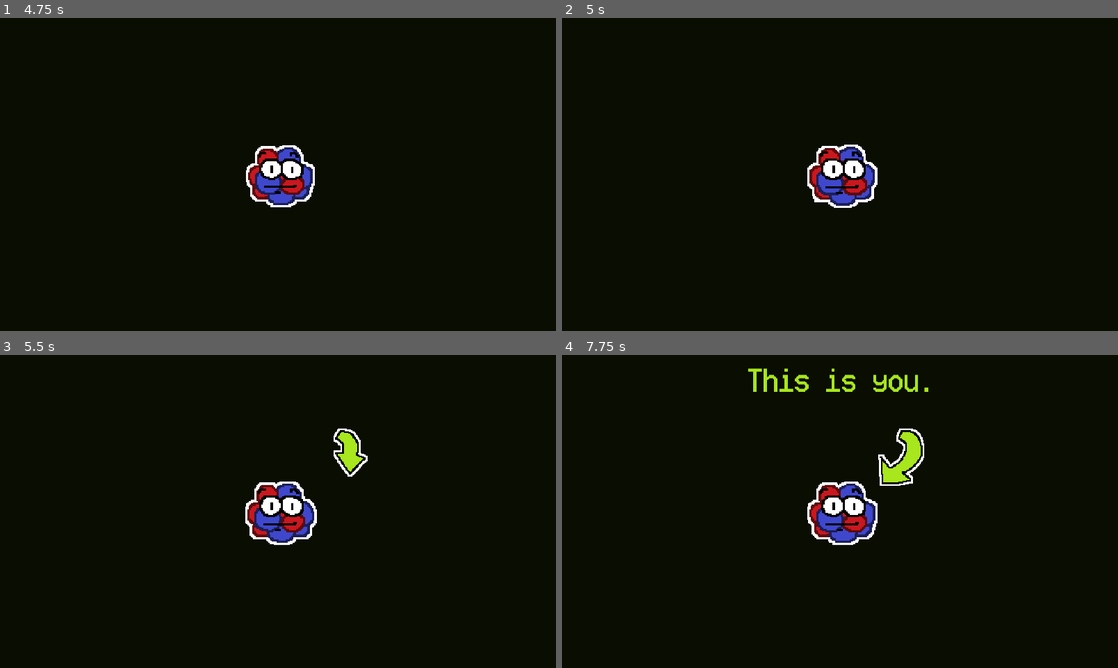
Above: before the commit, frames 1-4 (two rows, left to right).
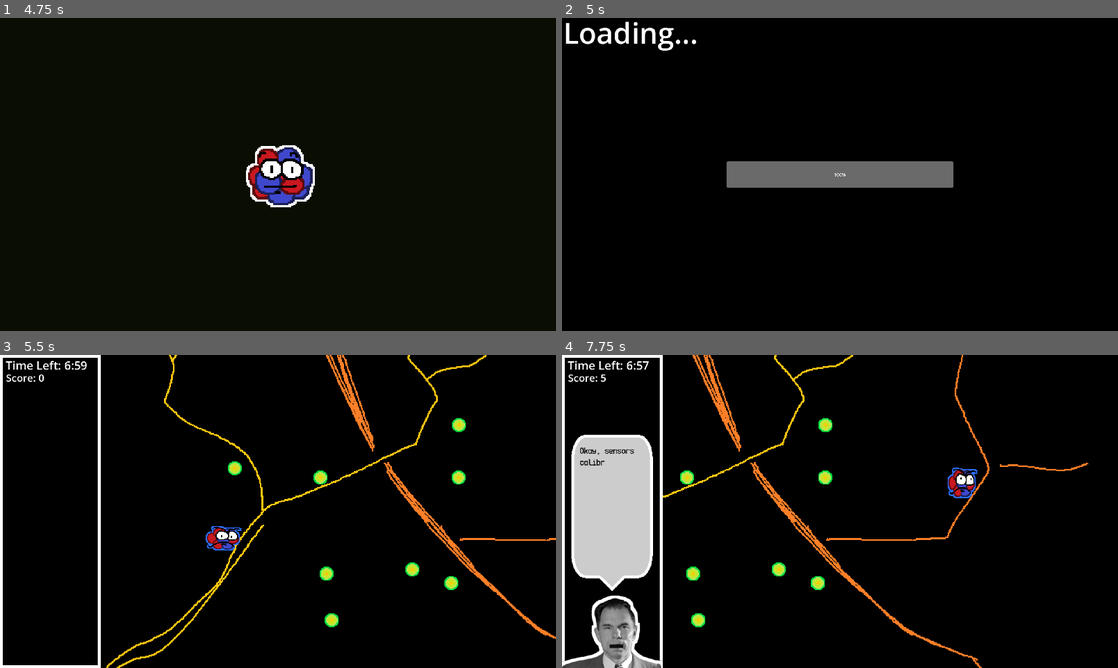
Above: after the commit, the same moments.

Repository: Quill-x/Atom
Game: Godot game, scene res://scenes/title_screen.tscn
Two runs of this game, one before a commit and one after it. Both use one fixed random seed, a clock stepped at 60 frames per second and the inputs below.
Inputs:
- Up to frame 1 (4.75 s): click "play game" at 0.5 s; hold D (Right) 1.28-2.03 s; tap Space (Dash, bound only after the commit) at 1.35, 2.3, 2.85, 3.6, 4.55 s; hold S (Down) 2.03-2.78 s; tap Shift (Slow) at 2.1 s; hold D (Right) 2.78-3.53 s; hold Up (Up) 3.53-4.28 s; hold A (Left) from 4.28 s (still down); hold Shift (Slow) from 4.28 s (still down)
- Up to frame 2 (5 s): keep holding A (Left); keep holding Shift (Slow); tap Escape (Skip, bound only after the commit) at 4.9 s
- Up to frame 3 (5.5 s): keep holding A (Left); release Shift (Slow) at 5.03 s; tap Space (Dash, bound only after the commit) at 5.1 s
- Up to frame 4 (7.75 s): release A (Left) at 5.78 s; hold S (Down) 5.78-6.53 s; tap Space (Dash, bound only after the commit) at 5.85, 6.8, 7.35 s; hold D (Right) 6.53-7.28 s; tap Shift (Slow) at 6.6 s; hold Up (Up) from 7.28 s (still down)

Frame 1 is identical in both runs. In frame 2, 5.0% of the frame differs, in the area x 0-71%, y 1-61%; in frame 3, 7.7%; in frame 4, 17%, in the area x 0-95%, y 0-100%.

Commit message:
Added Entropy Orb and Ability to Dash

Diff:
--- a/global.gd
+++ b/global.gd
@@ -5,3 +5,4 @@
 var nextScene = null
 var wave = 0
 var times_hit = 0
+var entropy = 999999999999
--- a/project.godot
+++ b/project.godot
@@ -65,6 +65,16 @@
 "events": [Object(InputEventKey,"resource_local_to_scene":false,"resource_name":"","device":-1,"window_id":0,"alt_press …(195 unchanged characters)…
 ]
 }
+Skip={
+"deadzone": 0.5,
+"events": [Object(InputEventKey,"resource_local_to_scene":false,"resource_name":"","device":-1,"window_id":0,"alt_pressed":false,"shift_pressed":false,"ctrl_pressed":false,"meta_pressed":false,"pressed":false,"keycode":0,"physical_keycode":4194305,"key_label":0,"unicode":0,"location":0,"echo":false,"script":null)
+]
+}
+Dash={
+"deadzone": 0.5,
+"events": [Object(InputEventKey,"resource_local_to_scene":false,"resource_name":"","device":-1,"window_id":0,"alt_pressed":false,"shift_pressed":false,"ctrl_pressed":false,"meta_pressed":false,"pressed":false,"keycode":0,"physical_keycode":32,"key_label":0,"unicode":32,"location":0,"echo":false,"script":null)
+]
+}
 
 [rendering]
 
--- a/scenes/Level.tscn
+++ b/scenes/Level.tscn
@@ -19,6 +19,7 @@
 [ext_resource type="Texture2D" uid="uid://bui45rc4a0h4v" path="res://images/alert.png" id="16_5h385"]
 [ext_resource type="Texture2D" uid="uid://3dimg5rb4o2q" path="res://images/tutorial.png" id="17_o0qr8"]
 [ext_resource type="Script" path="res://scenes/wave.gd" id="18_3amqj"]
+[ext_resource type="PackedScene" uid="uid://xcdl18tv5iks" path="res://scenes/entropy_orb.tscn" id="20_m2n7g"]
 
 [sub_resource type="RectangleShape2D" id="RectangleShape2D_eqigd"]
 size = Vector2(103, 1320)
@@ -488,4 +489,28 @@
 text = "Wave:"
 script = ExtResource("18_3amqj")
 
+[node name="Entropy Orb" parent="." instance=ExtResource("20_m2n7g")]
+position = Vector2(75, -150)
+
+[node name="Entropy Orb2" parent="." instance=ExtResource("20_m2n7g")]
+position = Vector2(392, 167)
+
+[node name="Entropy Orb3" parent="." instance=ExtResource("20_m2n7g")]
+position = Vector2(-221, -182)
+
+[node name="Entropy Orb4" parent="." instance=ExtResource("20_m2n7g")]
+position = Vector2(96, 182)
+
+[node name="Entropy Orb5" parent="." instance=ExtResource("20_m2n7g")]
+position = Vector2(527, 214)
+
+[node name="Entropy Orb6" parent="." instance=ExtResource("20_m2n7g")]
+position = Vector2(552, -150)
+
+[node name="Entropy Orb7" parent="." instance=ExtResource("20_m2n7g")]
+position = Vector2(114, 342)
+
+[node name="Entropy Orb8" parent="." instance=ExtResource("20_m2n7g")]
+position = Vector2(553, -331)
+
 [connection signal="area_entered" from="Wall Detection" to="Wall Detection" method="_on_area_entered"]
--- a/scenes/cutscene.gd
+++ b/scenes/cutscene.gd
@@ -8,3 +8,8 @@
 	elif anim_name == "atom":
 		Global.nextScene = "res://scenes/Level.tscn"
 		get_tree().change_scene_to_file("res://scenes/loading.tscn")
+
+func _process(delta):
+	if Input.is_action_just_pressed("Skip"):
+		Global.nextScene = "res://scenes/Level.tscn"
+		get_tree().change_scene_to_file("res://scenes/loading.tscn")
--- /dev/null
+++ b/scenes/entropy_orb.gd
@@ -0,0 +1,26 @@
+extends CharacterBody2D
+
+const SPEED = 5
+
+var gotten_hit = false
+
+func _process(delta):
+	position.x -= SPEED
+	move_and_slide()
+
+
+func _on_area_2d_area_entered(area):
+
+	Global.entropy += 1
+	if gotten_hit == true:
+		if !$Ping.playing:
+			queue_free()
+	if gotten_hit == false:
+		gotten_hit = true
+		if Global.entropy <= 5:
+			$Ping.stream = ResourceLoader.load("res://audio/ping_" + str(Global.entropy) + ".ogg")
+			$Ping.play()
+		else:
+			$Ping.stream = ResourceLoader.load("res://audio/ping_5.ogg")
+			$Ping.play()
+		visible = false
--- /dev/null
+++ b/scenes/entropy_orb.tscn
@@ -0,0 +1,66 @@
+[gd_scene load_steps=11 format=3 uid="uid://xcdl18tv5iks"]
+
+[ext_resource type="Script" path="res://scenes/entropy_orb.gd" id="1_o0ga2"]
+[ext_resource type="Shader" path="res://scenes/outline.gdshader" id="2_yvqa0"]
+[ext_resource type="Texture2D" uid="uid://c65oodvymrpd7" path="res://images/entropy_orb.png" id="3_tidvi"]
+[ext_resource type="AudioStream" uid="uid://d2auawdrbf0xb" path="res://audio/ping_1.ogg" id="4_eeck0"]
+
+[sub_resource type="ShaderMaterial" id="ShaderMaterial_2vy6f"]
+shader = ExtResource("2_yvqa0")
+shader_parameter/line_color = Color(0, 0.881235, 0.228736, 1)
+shader_parameter/line_thickness = 2.0
+
+[sub_resource type="AtlasTexture" id="AtlasTexture_vld81"]
+atlas = ExtResource("3_tidvi")
+region = Rect2(0, 0, 26, 26)
+
+[sub_resource type="AtlasTexture" id="AtlasTexture_t4h5n"]
+atlas = ExtResource("3_tidvi")
+region = Rect2(26, 0, 26, 26)
+
+[sub_resource type="AtlasTexture" id="AtlasTexture_04ugk"]
+atlas = ExtResource("3_tidvi")
+region = Rect2(52, 0, 26, 26)
+
+[sub_resource type="SpriteFrames" id="SpriteFrames_xegjj"]
+animations = [{
+"frames": [{
+"duration": 1.0,
+"texture": SubResource("AtlasTexture_vld81")
+}, {
+"duration": 1.0,
+"texture": SubResource("AtlasTexture_t4h5n")
+}, {
+"duration": 1.0,
+"texture": SubResource("AtlasTexture_04ugk")
+}],
+"loop": true,
+"name": &"default",
+"speed": 10.0
+}]
+
+[sub_resource type="CircleShape2D" id="CircleShape2D_eqa26"]
+radius = 43.0
+
+[node name="Entropy Orb" type="CharacterBody2D"]
+script = ExtResource("1_o0ga2")
+
+[node name="AnimatedSprite2D" type="AnimatedSprite2D" parent="."]
+z_index = -2
+material = SubResource("ShaderMaterial_2vy6f")
+scale = Vector2(2, 2)
+sprite_frames = SubResource("SpriteFrames_xegjj")
+autoplay = "default"
+frame_progress = 0.437613
+
+[node name="Area2D" type="Area2D" parent="."]
+
+[node name="CollisionShape2D" type="CollisionShape2D" parent="Area2D"]
+shape = SubResource("CircleShape2D_eqa26")
+
+[node name="Ping" type="AudioStreamPlayer" parent="."]
+stream = ExtResource("4_eeck0")
+volume_db = -15.0
+pitch_scale = 0.95
+
+[connection signal="area_entered" from="Area2D" to="." method="_on_area_2d_area_entered"]
--- a/scenes/player.gd
+++ b/scenes/player.gd
@@ -6,6 +6,9 @@
 const FRICTION = 150
 const HIT_VELOCITY = 3000
 const HIT_SLOWDOWN_RATE = 0.9
+const DASH_SPEED = 2200
+const MAX_DASH_TIME = 12
+const DASH_COOLDOWN_TIME = 20
 
 var score = 0
 var rotational_velocity = 0
@@ -13,39 +16,45 @@
 var state = "Normal"
 var damagedScene = preload("res://scenes/damage_indicator.tscn")
 var damagedInstance = null
+var dash_timer = 0
+var dash_direction = 0
+var dash_cooldown = 0
 
 func get_hit(pos):
-	Global.times_hit += 1
-	state = "Hit"
-	velocity.x = 0
-	velocity.y = 0
+	if !state == "Dash":
+		Global.times_hit += 1
+		state = "Hit"
+		velocity.x = 0
+		velocity.y = 0
 
-	$Hit.pitch_scale = RandomNumberGenerator.new().randf_range(0.7, .9)
-	print($Hit.pitch_scale)
-	$Hit.play()
+		$Hit.pitch_scale = RandomNumberGenerator.new().randf_range(0.7, .9)
+		print($Hit.pitch_scale)
+		$Hit.play()
 
-	$ScoreLabel.decreaseScore(5)
+		$ScoreLabel.decreaseScore(5)
 
-	damagedInstance = damagedScene.instantiate()
-	damagedInstance.position = position
-	get_tree().root.add_child(damagedInstance)
+		damagedInstance = damagedScene.instantiate()
+		damagedInstance.position = position
+		get_tree().root.add_child(damagedInstance)
 
-	var direction = (position - pos).normalized()
-	velocity = direction * HIT_VELOCITY
-	rotational_velocity = 200
+		var direction = (position - pos).normalized()
+		velocity = direction * HIT_VELOCITY
+		rotational_velocity = 200
 
-	var timer = await get_tree().create_timer(0.2).timeout
-	state = "Normal"
+		var timer = await get_tree().create_timer(0.2).timeout
+		state = "Normal"
 
-	rotational_velocity = 0
-	rotation = 0
+		rotational_velocity = 0
+		rotation = 0
 
 func _physics_process(delta: float) -> void:
 	$Eyes.position.x = clamp(velocity.x/(maxspeed/4),-4,4)
 	$Eyes.position.y = clamp(velocity.y/(maxspeed/6),-6,6)
 	Global.player_x = position.x
 	Global.player_y = position.y
+
 	if state == "Normal":
+		dash_cooldown -= 1
 		if Input.is_action_pressed("Left"):
 			velocity.x -= ACCELERATION
 		if Input.is_action_pressed("Right"):
@@ -55,8 +64,9 @@
 		if Input.is_action_pressed("Down"):
 			velocity.y += ACCELERATION
 
-		var direction_x = Input.get_axis("Left", "Right")
-		var direction_y = Input.get_axis("Up", "Down")
+
+		var direction_x = 0
+		var direction_y = 0
 
 		if direction_x != 0:
 			var speed_factor_x = 1 - abs(velocity.x / maxspeed) + 0.2
@@ -84,12 +94,39 @@
 		if velocity.length() > maxspeed:
 			velocity = velocity.normalized() * maxspeed
 
+		if Input.is_action_just_pressed("Dash") and Global.entropy >= 5 and dash_cooldown <= 0:
+			state = "Dash"
+			Global.entropy -= 5
+			dash_direction = velocity
+			if velocity.length() == 0:
+				velocity.x = maxspeed
+			velocity.x = clamp((velocity.normalized().x * DASH_SPEED),-DASH_SPEED,DASH_SPEED)
+			velocity.y = clamp((velocity.normalized().y * DASH_SPEED),-DASH_SPEED,DASH_SPEED)
+			dash_timer = MAX_DASH_TIME
+
 		$AnimatedSprite2D.animation = "idle"
 	elif state == "Hit":
 		velocity *= HIT_SLOWDOWN_RATE
 		#$AnimatedSprite2D.animation = "hit"
-	$AnimatedSprite2D.scale.y = 2 - abs(velocity.x / (MAXSPEED * 4)) + abs(velocity.y / (MAXSPEED * 5))
-	$AnimatedSprite2D.scale.x = 2 - abs(velocity.y / (MAXSPEED * 4)) + abs(velocity.x / (MAXSPEED * 8))
+	elif state == "Dash":
+		if Input.is_action_pressed("Left"):
+			velocity.x -= ACCELERATION/2
+		if Input.is_action_pressed("Right"):
+			velocity.x += ACCELERATION/2
+		if Input.is_action_pressed("Up"):
+			velocity.y -= ACCELERATION/2
+		if Input.is_action_pressed("Down"):
+			velocity.y += ACCELERATION/2
+		velocity *= .98
+		dash_timer -= 1
+
+		if velocity.length() > DASH_SPEED:
+			velocity = velocity.normalized() * DASH_SPEED
 	rotation += rotational_velocity
-
+	if state != "Dash":
+		$AnimatedSprite2D.scale.y = 2 - abs(velocity.x / (MAXSPEED * 4)) + abs(velocity.y / (MAXSPEED * 5))
+		$AnimatedSprite2D.scale.x = 2 - abs(velocity.y / (MAXSPEED * 4)) + abs(velocity.x / (MAXSPEED * 8))
+	if dash_timer == 0 and state == "Dash":
+			dash_cooldown = DASH_COOLDOWN_TIME
+			state = "Normal"
 	move_and_slide()
Not shown, added: audio/ping_1.ogg.import
Not shown, added: audio/ping_2.ogg.import
Not shown, added: audio/ping_3.ogg.import
Not shown, added: audio/ping_4.ogg.import
Not shown, added: audio/ping_5.ogg.import
Binary file added: images/entropy_orb.png
Not shown, added: images/entropy_orb.png.import
Not shown: 1 places in scenes/Level.tscn that only renumber resources
Not shown, added: audio/ping_1.ogg
Not shown, added: audio/ping_2.ogg
Not shown, added: audio/ping_3.ogg
Not shown, added: audio/ping_4.ogg
(and 1 more such lines)
